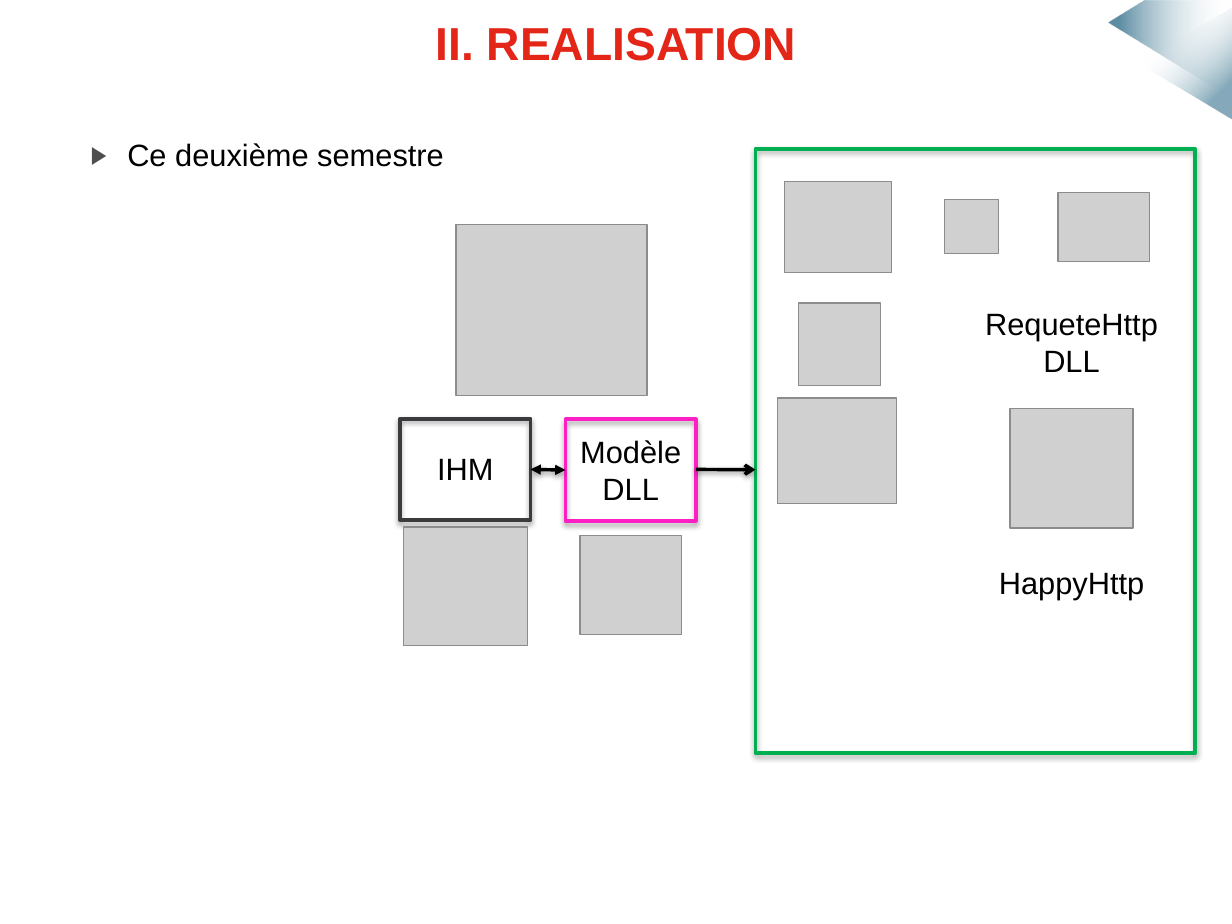
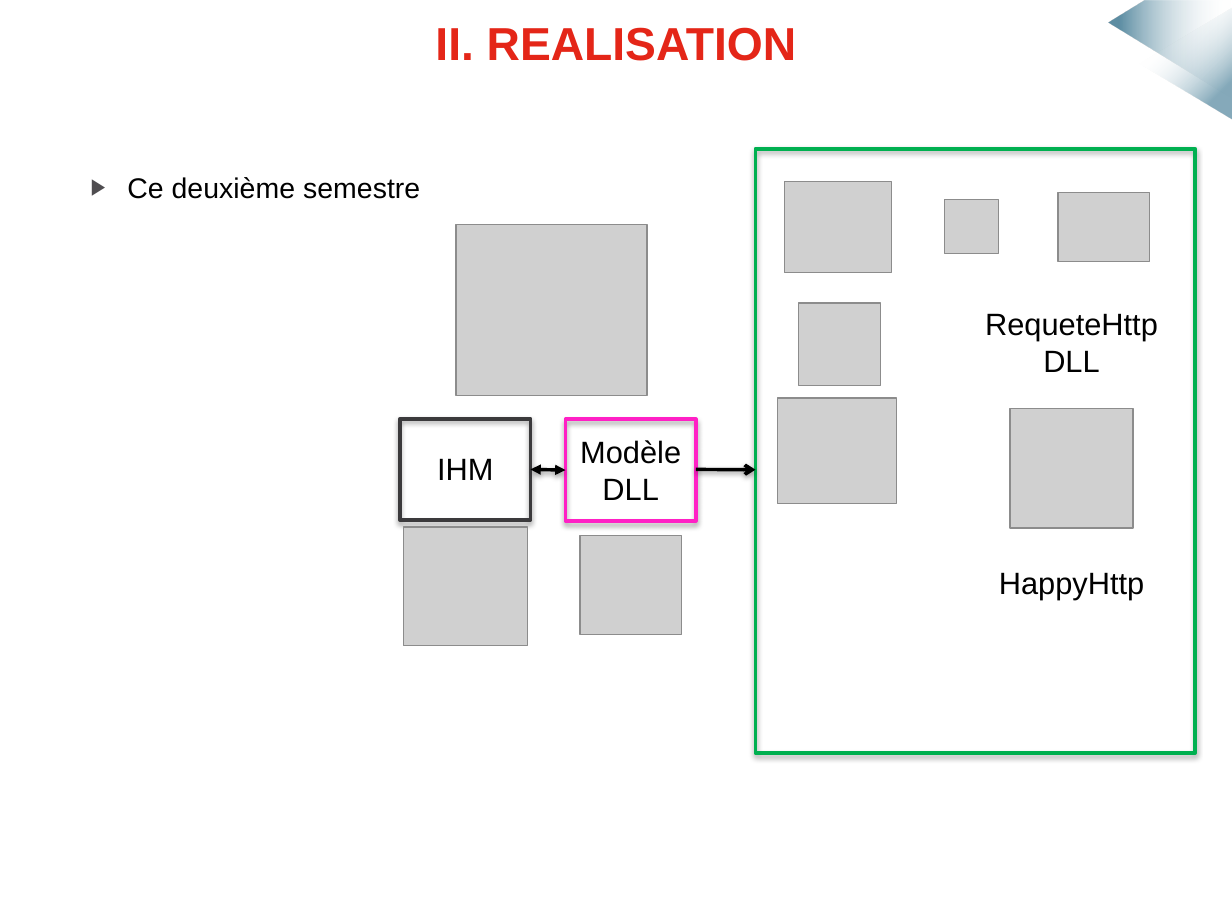
Before and after one commit to mmeven/EP_Domotique_Tablette, a slide deck: slide 8 of Rendu/Diapo_soutenance.pptx. Drawn at 1232x924 pixels with LibreOffice and Linux fonts; fonts in the diff are those of the drawing; grey boxes stand for pictures; background and template pictures are left out. Boxes give left, top, right and bottom in pixels: in the first picture for what was removed or moved away, otherwise in the second. Text is boxed around its words. In the diff, an @@ line names an element or a change of style, - is before the commit and + after.

```diff
--- a/Rendu/Diapo_soutenance.pptx
+++ b/Rendu/Diapo_soutenance.pptx
@@ text "Ce deuxième semestre" at bbox=[127, 177, 420, 199]: size 18 to 16.6 pt; line spacing 0.9 to 0.7 @@
```
Also in this commit, not shown: 15 other slides changed, 1 slide removed.
